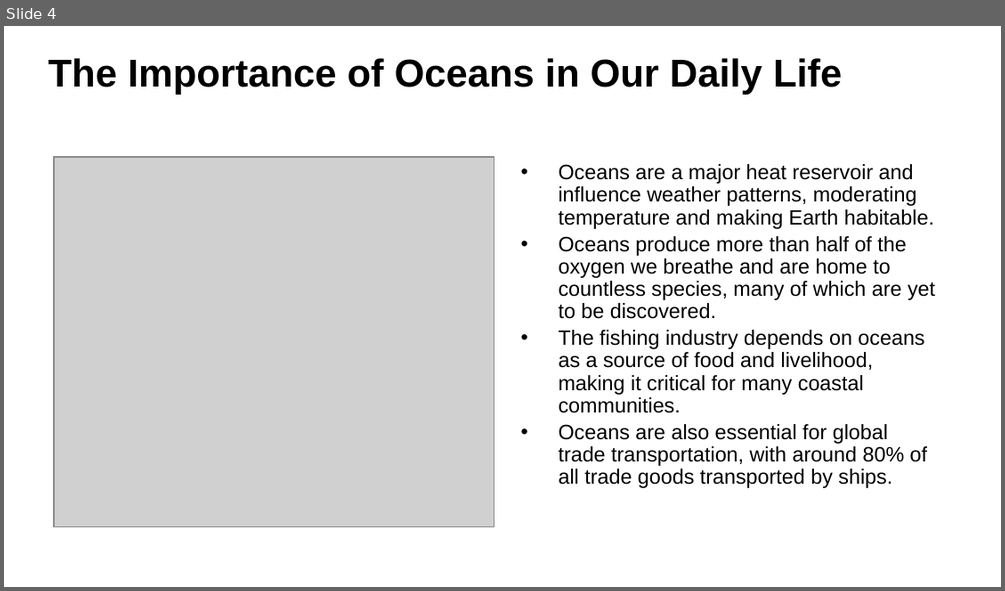
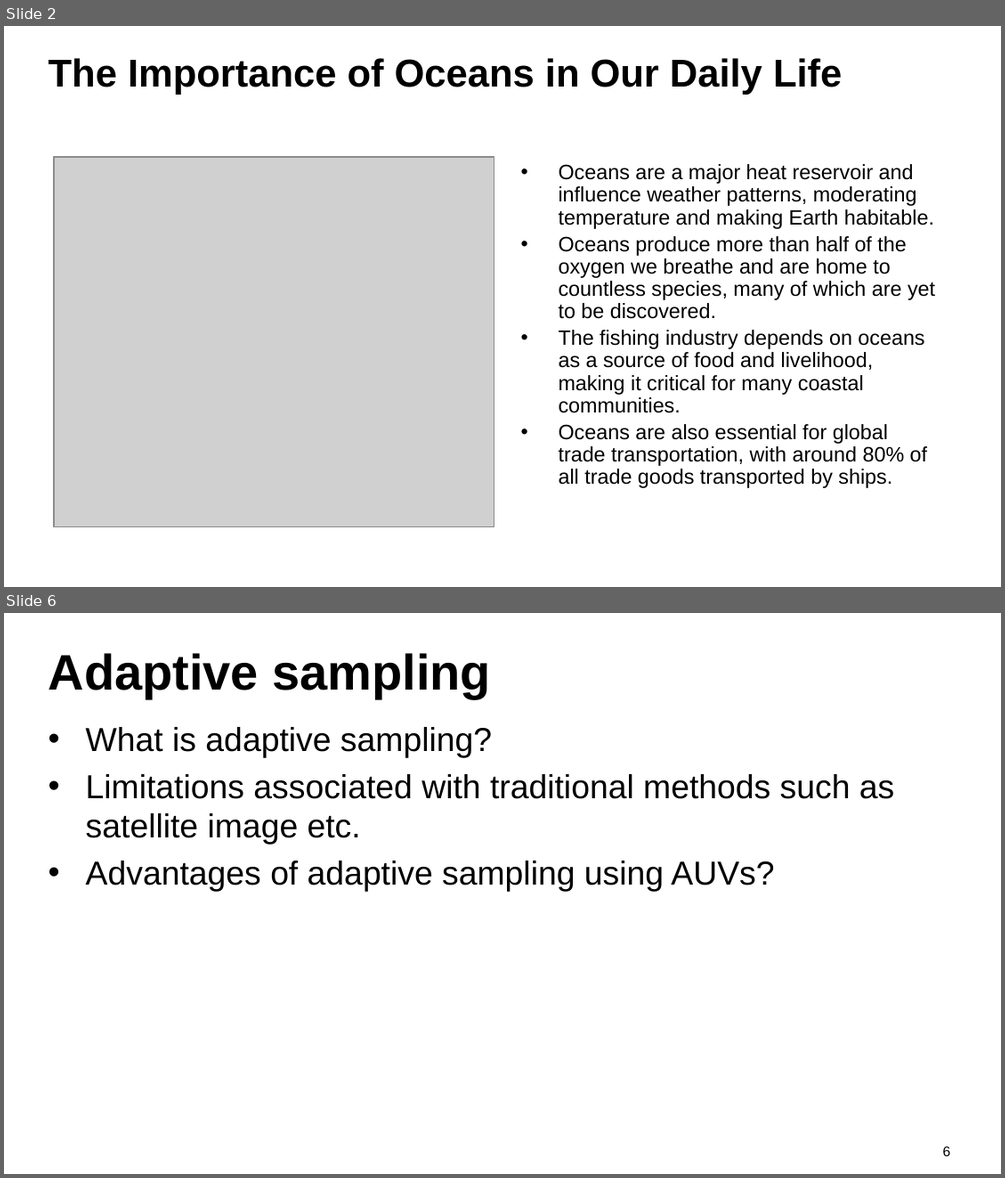
Before and after one commit to YaolinGe/THESIS, a slide deck: presentation/slides/phd.pptx. Shown one above the other, each under a label of ours: slide 4 before the commit, slides 2 and 6 after it; the slides between them are not shown. The pictures are 1005x591 and 1005x1178 pixels, drawn with LibreOffice and Linux fonts; fonts in the diff are those of the drawing; grey boxes stand for pictures; background and template pictures are left out. Boxes give left, top, right and bottom in pixels: in the first picture for what was removed or moved away, otherwise in the second. Text is boxed around its words. In the diff, an @@ line names an element or a change of style, - is before the commit and + after.

```diff
--- a/presentation/slides/phd.pptx
+++ b/presentation/slides/phd.pptx
@@ slide 6 added at [4, 613, 1001, 1174], background #FFFFFF @@
@@ title added at [48, 653, 491, 698], 36 pt, text #000000, bold @@
+Adaptive sampling
@@ text added at [86, 727, 894, 891], 24 pt, text #000000 @@
+• What is adaptive sampling?
+• Limitations associated with traditional methods such as satellite image etc.
+• Advantages of adaptive sampling using AUVs?
@@ page number added at [943, 1146, 951, 1156], 10 pt, text #000000 @@
+6
@@ what was slide 4 is now slide 2 @@
```
Also in this commit, not shown: 2 slides changed, 7 other slides added, 5 slides removed, 3 other files.
